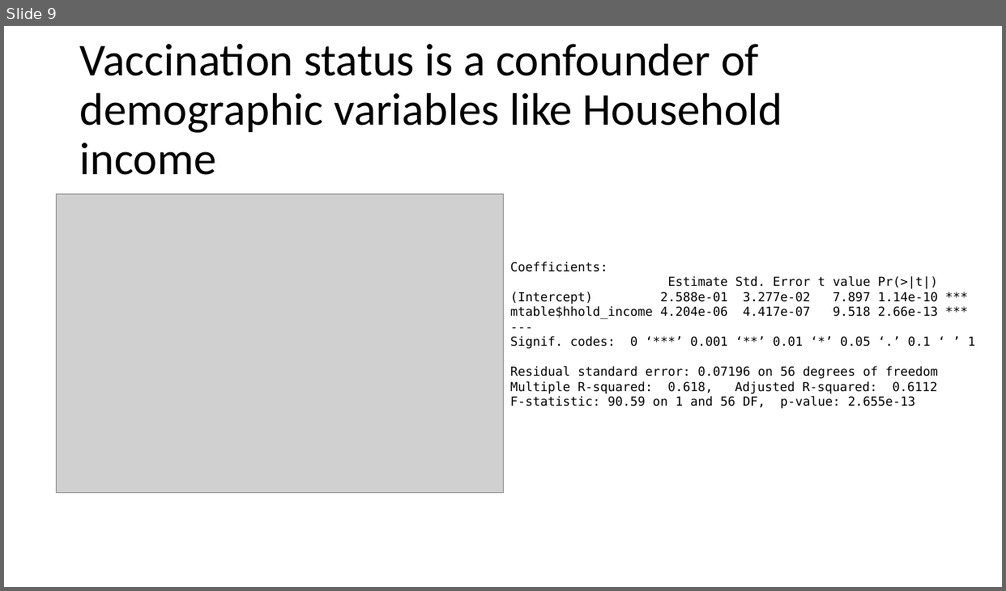
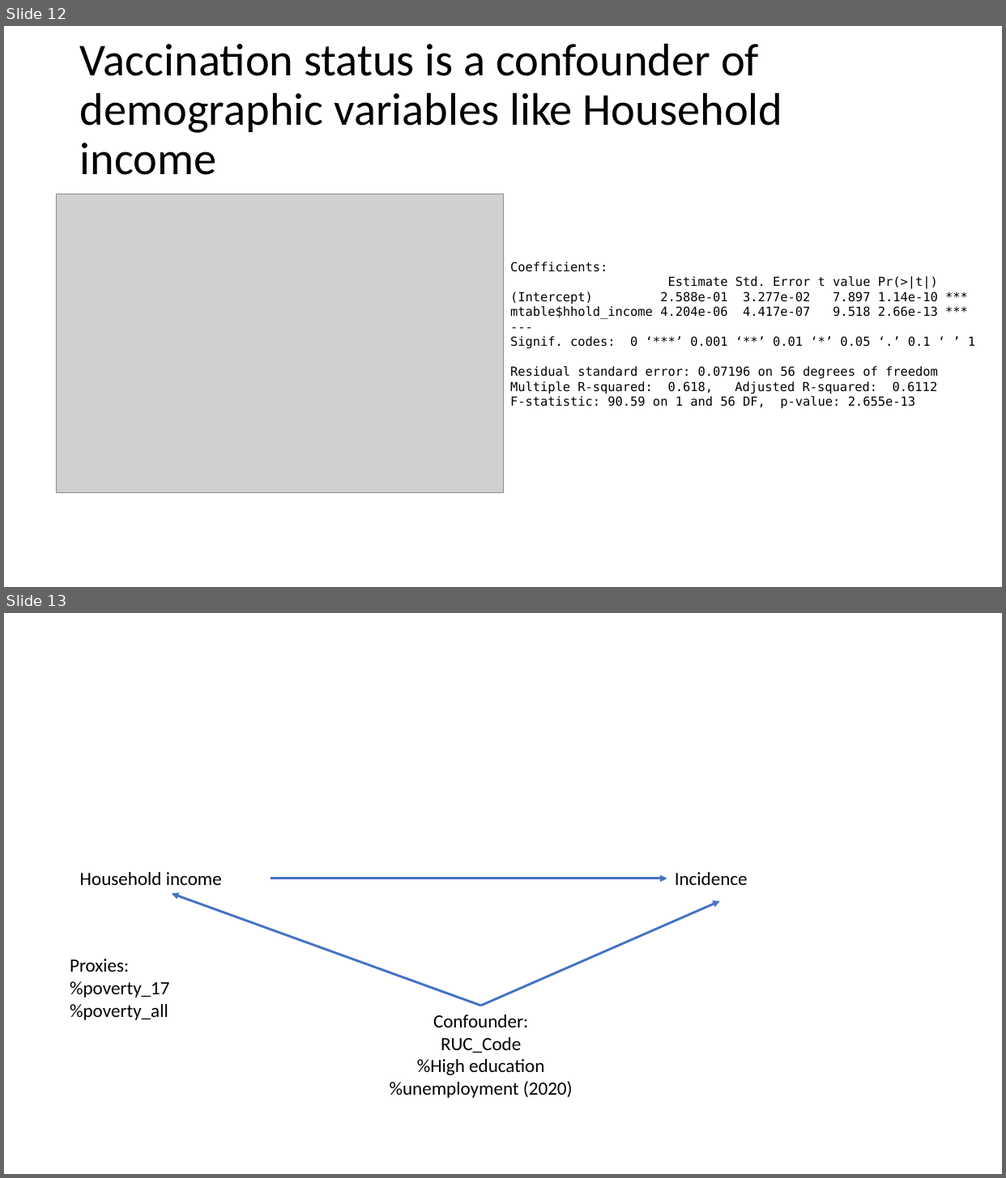
Before and after one commit to gescobararrepol/med_264, a slide deck: MED264_Project.pptx. Shown one above the other, each under a label of ours: slide 9 before the commit, slides 12 and 13 after it. The pictures are 1006x591 and 1006x1178 pixels, drawn with LibreOffice and Linux fonts; fonts in the diff are those of the drawing; grey boxes stand for pictures. Boxes give left, top, right and bottom in pixels: in the first picture for what was removed or moved away, otherwise in the second. Text is boxed around its words. In the diff, an @@ line names an element or a change of style, - is before the commit and + after.

```diff
--- a/MED264_Project.pptx
+++ b/MED264_Project.pptx
@@ slide 13 added at [4, 613, 1002, 1174], background #FFFFFF @@
@@ text added at [80, 872, 222, 885], 18 pt, text #000000 @@
+Household income
@@ arrow added from (270, 879) to (667, 879), #4472C4 2.25 pt @@
@@ text added at [675, 872, 748, 885], 18 pt, text #000000 @@
+Incidence
@@ arrow added from (481, 1006) to (172, 894), #4472C4 2.25 pt @@
@@ arrow added from (481, 1006) to (720, 901), #4472C4 2.25 pt @@
@@ text added at [70, 959, 169, 1020], 18 pt, text #000000 @@
+Proxies:
+%poverty_17
+%poverty_all
@@ text added at [390, 1015, 573, 1098], 18 pt, text #000000 @@
+Confounder:
+RUC_Code
+%High education
+%unemployment (2020)
@@ what was slide 9 is now slide 12 @@
```
Also in this commit, not shown: 4 slides changed, 4 other slides added, 38 other files.
